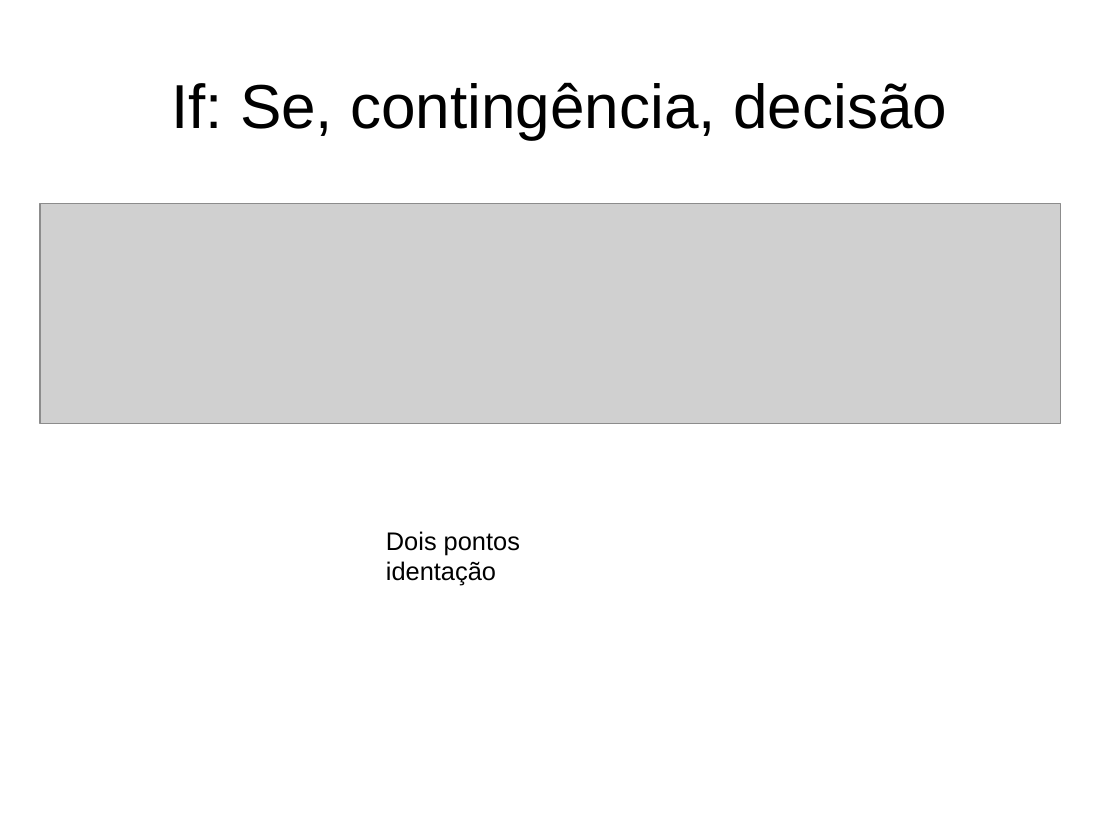
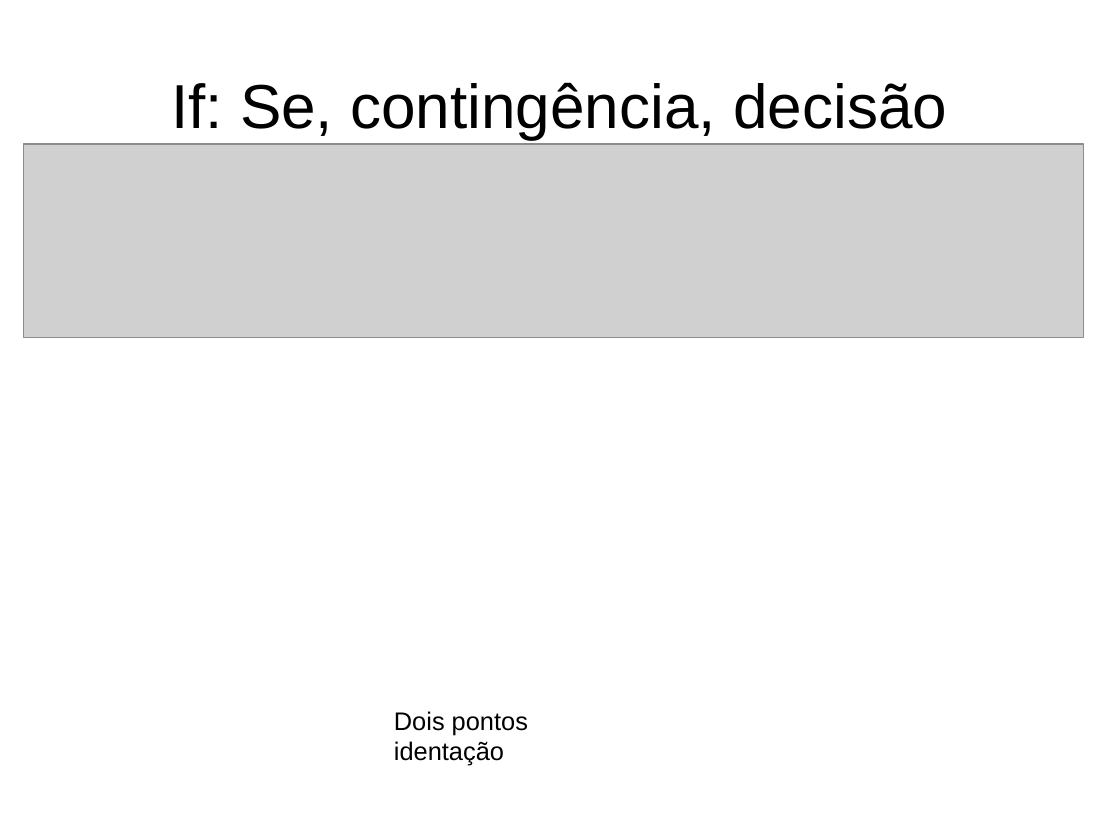
Before and after one commit to iurisegtovich/CursoSciPySEQ2018, a slide deck: slide 18 of source/curso_c2_logica_e_sintaxe.odp. Drawn at 1120x840 pixels with LibreOffice and Linux fonts; fonts in the diff are those of the drawing; grey boxes stand for pictures. Boxes give left, top, right and bottom in pixels: in the first picture for what was removed or moved away, otherwise in the second. Text is boxed around its words. In the diff, an @@ line names an element or a change of style, - is before the commit and + after.

```diff
--- a/source/curso_c2_logica_e_sintaxe.odp
+++ b/source/curso_c2_logica_e_sintaxe.odp
@@ picture: place and size @@
-picture at box(40, 204, 1060, 425)
+picture at box(24, 144, 1084, 338)
@@ text "Dois pontos": place and size @@
-text "Dois pontos" at box(386, 531, 520, 586)
+text "Dois pontos" at box(394, 711, 528, 766)
```
Also in this commit, not shown: 4 other slides changed, 5 slides added, 1 slide removed, 24 other files.
